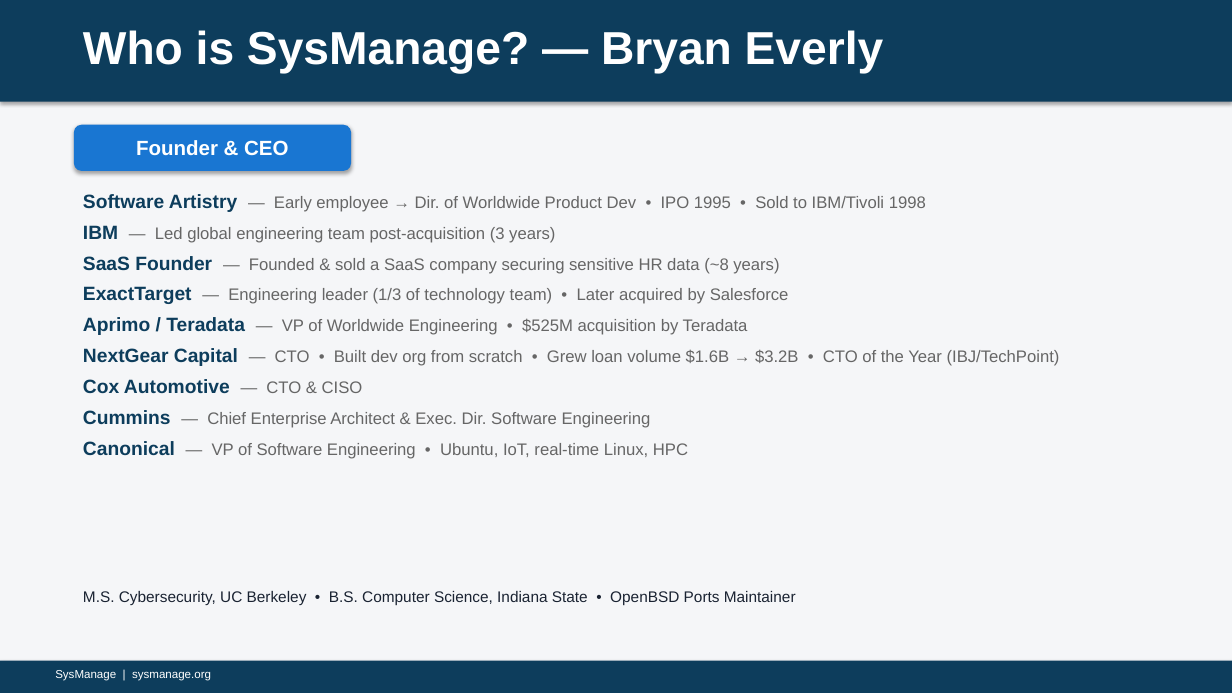
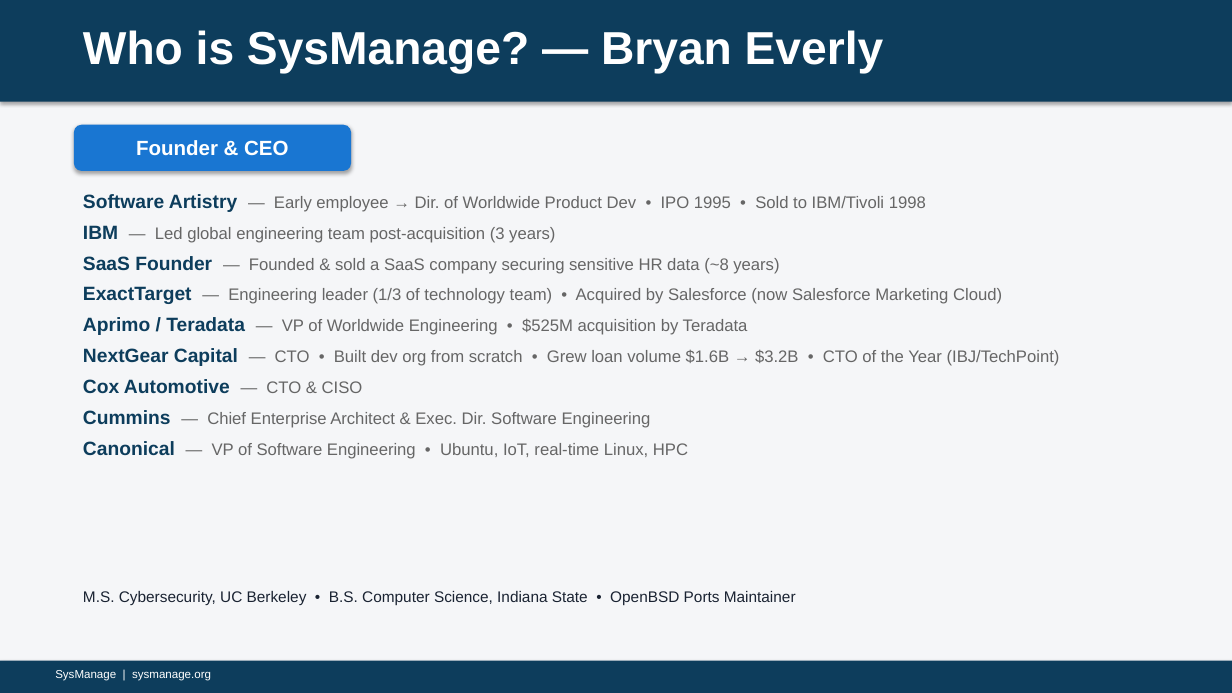
Before and after one commit to bceverly/sysmanage-docs, a slide deck: slide 5 of Presentations/SysManage.pptx. Drawn at 1232x693 pixels with LibreOffice and Linux fonts; fonts in the diff are those of the drawing. Boxes give left, top, right and bottom in pixels: in the first picture for what was removed or moved away, otherwise in the second. Text is boxed around its words. In the diff, an @@ line names an element or a change of style, - is before the commit and + after.

```diff
--- a/Presentations/SysManage.pptx
+++ b/Presentations/SysManage.pptx
@@ text at [83, 286, 1002, 304]: text changed @@
-ExactTarget — Engineering leader (1/3 of technology team) • Later acquired by Salesforce
+ExactTarget — Engineering leader (1/3 of technology team) • Acquired by Salesforce (now Salesforce Marketing Cloud)
```
Also in this commit, not shown: 9 other slides changed, 1 other file.
